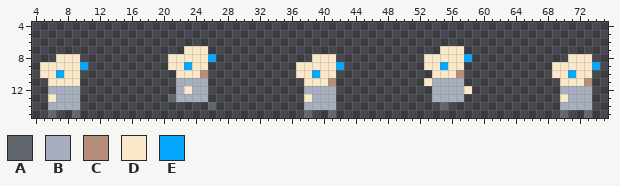
File history of a sprite sheet, assets/mutant.png. The first picture shows the starting point.
The file is 80x16 pixels. Shown: x 4..75, y 4..15.
Palette (. is transparent): A #62676d  B #a7aebd  C #b68c7a  D #f9e9c8  E #06a7ff
And afterwards:
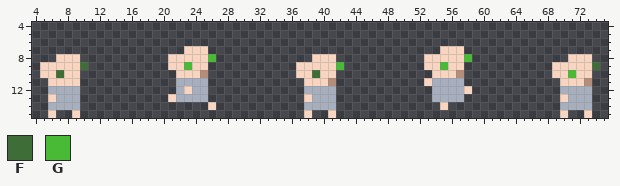
Colours new in this view: F #3f6d37  G #49ba35
Diff:
@@ palette @@
-D #f9e9c8
+D #f7d5c1
@@ x 4..75 @@
  7 ...................DDD.............................DDD..................
- 8 ...DDD...........DDDDDE............DDD...........DDDDDE............DDD..
- 9 .DDDDDE..........DDEDD...........DDDDDE..........DDEDD...........DDDDDE.
-10 .DDEDD............DDDC...........DDEDD............DDDC...........DDEDD..
+ 8 ...DDD...........DDDDDG............DDD...........DDDDDG............DDD..
+ 9 .DDDDDF..........DDGDD...........DDDDDG..........DDGDD...........DDDDDF.
+10 .DDFDD............DDDC...........DDFDD............DDDC...........DDGDD..
 11 ..DDDD............BBBB............DDDC...........DBBBB............DDDC..
 12 ..BBBB............BDBB............BBBB............BBBBD...........BBBB..
-13 ..DBBB...........ABBBB............DBBB............BBBB............DBBB..
-14 ..BBBB................A...........BBBB.............A..............BBBB..
-15 ..A..A............................A..A............................A..A..
+13 ..DBBB...........DBBBB............DBBB............BBBB............DBBB..
+14 ..BBBB................D...........BBBB.............D..............BBBB..
+15 ..D..D............................D..D............................D..D..
Where, in picture pixels (left, top, right, bottom), the same in both pictures:
changed: (168, 46, 216, 110)
changed: (424, 46, 472, 110)
changed: (40, 54, 88, 118)
changed: (296, 54, 344, 118)
changed: (552, 54, 600, 118)
